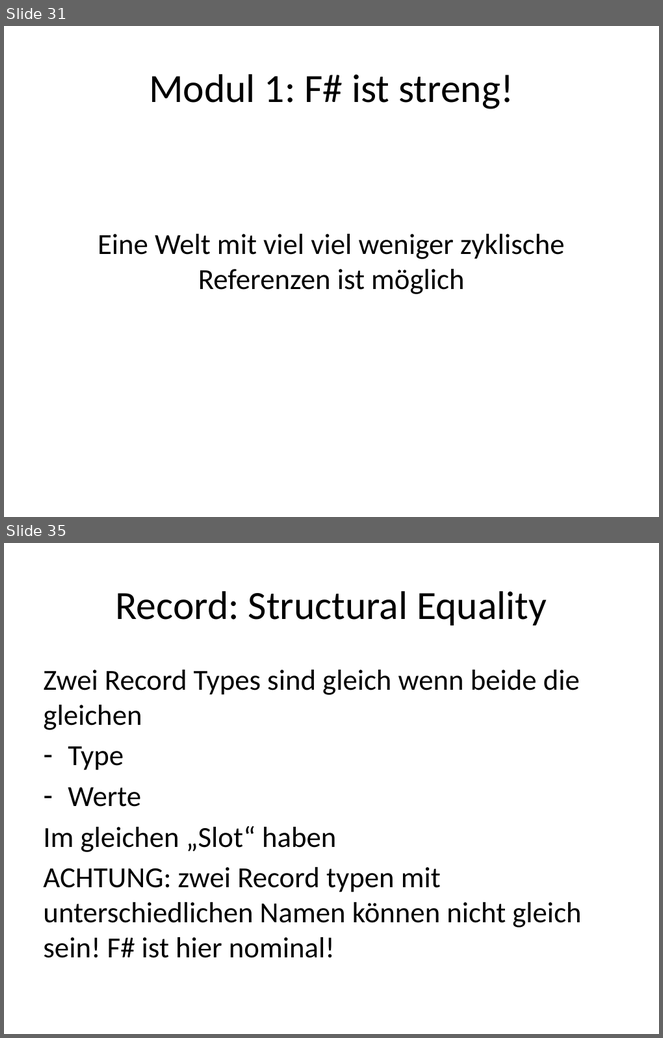
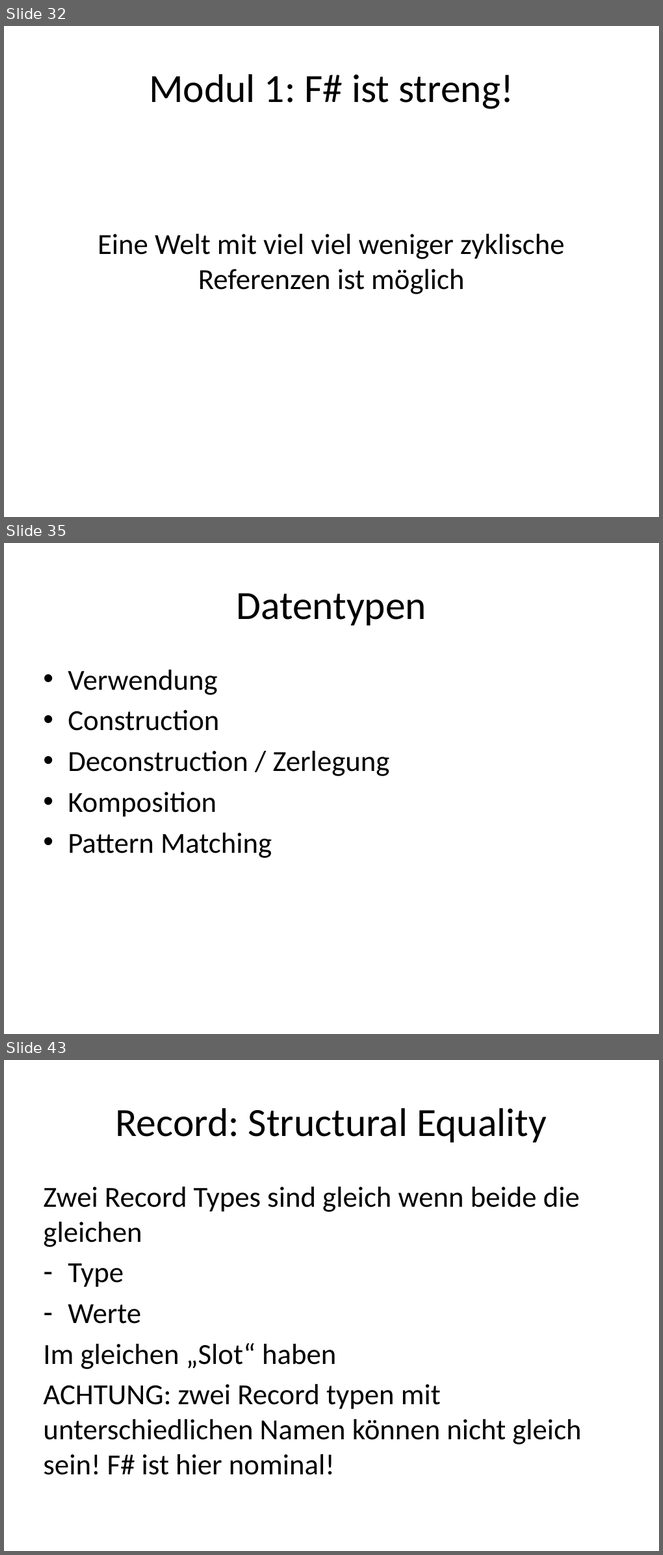
Before and after one commit to nasserbrake/Spartakiade2017, a slide deck: FSharp.pptx. Shown one above the other, each under a label of ours: slides 31 and 35 before the commit, slides 32, 35 and 43 after it; the slides between them are not shown. The pictures are 663x1038 and 663x1555 pixels, drawn with LibreOffice and Linux fonts; fonts in the diff are those of the drawing. Boxes give left, top, right and bottom in pixels: in the first picture for what was removed or moved away, otherwise in the second. Text is boxed around its words. In the diff, an @@ line names an element or a change of style, - is before the commit and + after.

```diff
--- a/FSharp.pptx
+++ b/FSharp.pptx
@@ slide 35 added at bbox=[4, 543, 659, 1034], background #FFFFFF @@
@@ title added at bbox=[236, 593, 426, 626], 44 pt, text #000000 @@
+Datentypen
@@ text added at bbox=[68, 670, 390, 858], 32 pt, text #000000 @@
+• Verwendung
+• Construction
+• Deconstruction / Zerlegung
+• Komposition
+• Pattern Matching
@@ what was slide 31 is now slide 32 @@
@@ what was slide 35 is now slide 43 @@
```
Also in this commit, not shown: 6 slides changed, 7 other slides added, 3 other files.
